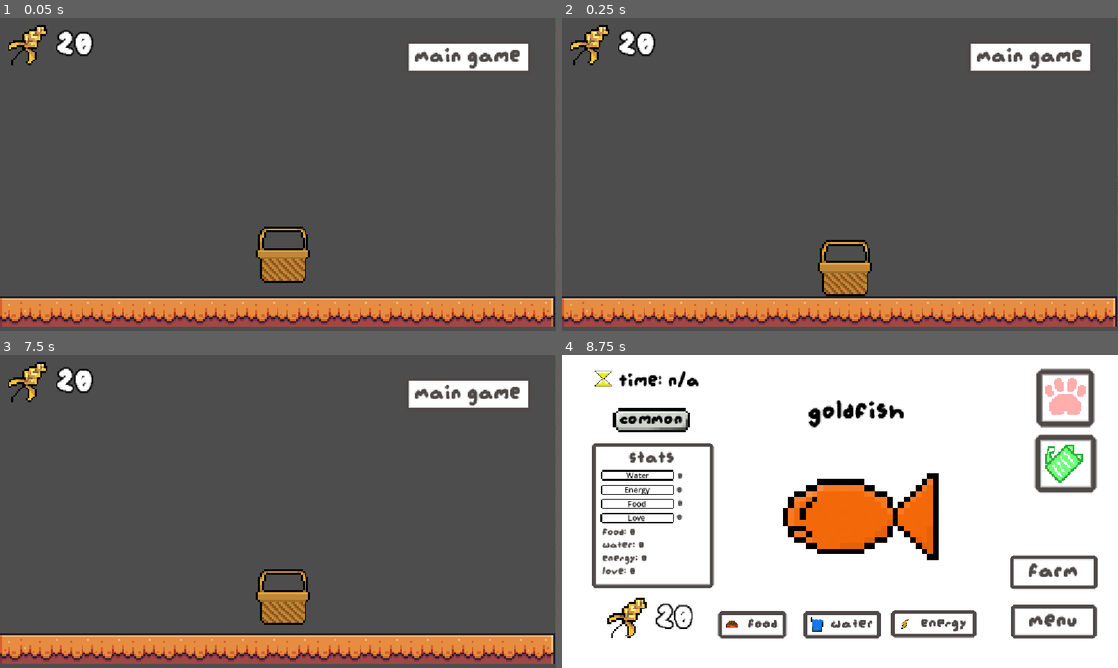
Above: before the commit, frames 1-4 (two rows, left to right).
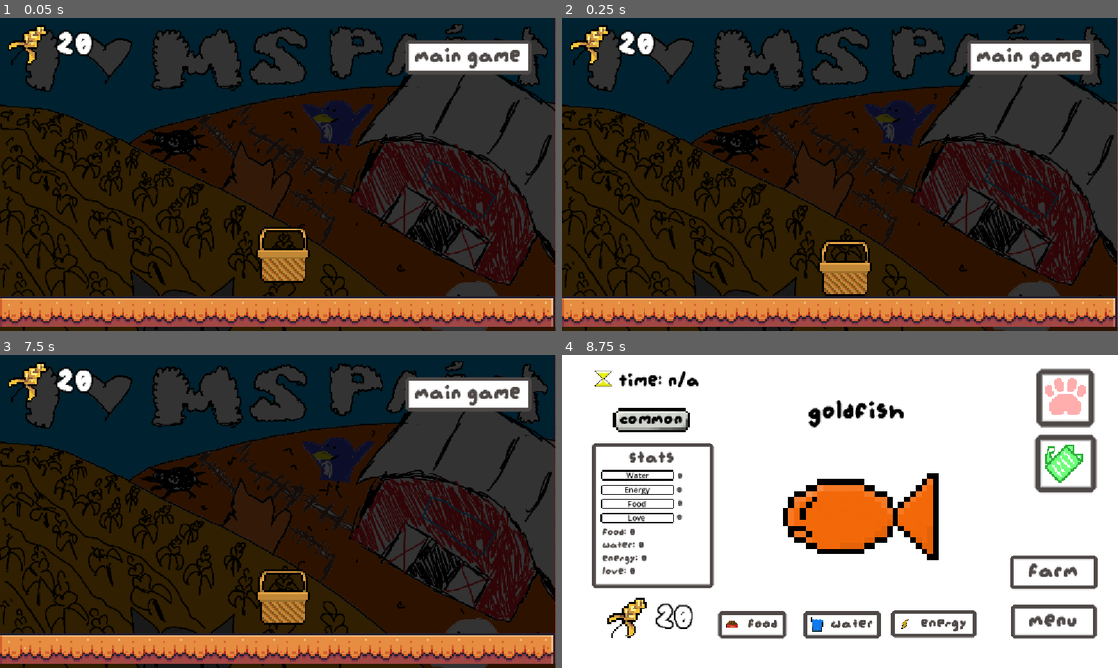
Above: after the commit, the same moments.

Repository: smallzdev/Tomagotchi-game
Game: Godot game, scene res://scenes/collectgrain.tscn
Two runs of this game, one before a commit and one after it. Both use one fixed random seed, a clock stepped at 60 frames per second and the inputs below. This scene is started directly instead of the project's main scene.
Inputs (mouse positions are in pixels of both pictures, inside the frame that each line leads up to):
- Up to frame 1 (0.05 s): no input
- Up to frame 2 (0.25 s): no input
- Up to frame 3 (7.5 s): click "main game" at 0.5 s; click (505, 464) at 1.25 s; click "Back" at 2 s; click (505, 398) at 2.75 s; click "Next Page >" at 3.5 s; click "Next Page >" at 4.25 s; click "< Previous Page" at 5 s; click "Back" at 5.75 s; click "farm" at 6.5 s; click "grain farm" at 7.25 s
- Up to frame 4 (8.75 s): click "main game" at 8 s

The runs differ from the first frame. In frame 1, 86% of the frame differs, in the area x 0-100%, y 0-100%; in frame 2, 86%; in frame 3, 86%; in frame 4, nothing differs.

Commit message:
song + silly background

Diff:
--- a/scenes/collectgrain.tscn
+++ b/scenes/collectgrain.tscn
@@ -2,6 +2,7 @@
 
 [ext_resource type="Script" uid="uid://1pxvxf3n6oxo" path="res://scenes/collectgrain.gd" id="1_4jhex"]
 [ext_resource type="PackedScene" uid="uid://bkhit85bmmlor" path="res://scenes/basket.tscn" id="1_gxq67"]
+[ext_resource type="Texture2D" uid="uid://ddgdw33smj2q7" path="res://Resources/InUse/TamagotchiCustomAssets/grainbackground.png" id="2_mjd7v"]
 [ext_resource type="Texture2D" uid="uid://cp3trgw5n2mge" path="res://Resources/PixelPack copy/Terrain/Terrain (16x16).png" id="2_sbdrl"]
 [ext_resource type="PackedScene" uid="uid://7s5fj1hnj2b1" path="res://scenes/grain_ui.tscn" id="4_4jhex"]
 [ext_resource type="FontFile" uid="uid://dyibl4resr8wn" path="res://Resources/font/augiepixel.ttf" id="5_4jhex"]
@@ -217,8 +218,10 @@
 position = Vector2(579, 324)
 
 [node name="TextureRect" type="TextureRect" parent="." unique_id=533232292]
+modulate = Color(0.20152658, 0.20152658, 0.20152658, 1)
 offset_right = 40.0
 offset_bottom = 40.0
+texture = ExtResource("2_mjd7v")
 
 [node name="CharacterBody2D" parent="." unique_id=288225890 instance=ExtResource("1_gxq67")]
 position = Vector2(590, 487)
--- a/scenes/menus/catadex.tscn
+++ b/scenes/menus/catadex.tscn
@@ -18,6 +18,7 @@
 [ext_resource type="Texture2D" uid="uid://cipqnn24ybwx3" path="res://Resources/InUse/TamagotchiCustomAssets/pets/Outlines/questionmark.png" id="11_cg3yn"]
 [ext_resource type="Texture2D" uid="uid://pf78d14ebxut" path="res://Resources/InUse/TamagotchiCustomAssets/pets/Outlines/pumpin-shadow.png" id="16_tinwy"]
 [ext_resource type="Texture2D" uid="uid://b64t62s47vcjg" path="res://Resources/InUse/TamagotchiCustomAssets/pets/spider.png" id="17_acxwf"]
+[ext_resource type="AudioStream" uid="uid://cahjsp5m7psuu" path="res://songs/betterhatchapetmenu.wav" id="19_acxwf"]
 
 [sub_resource type="CanvasTexture" id="CanvasTexture_e7wif"]
 specular_color = Color(0.95686275, 0.95686275, 0.95686275, 1)
@@ -435,3 +436,7 @@
 theme_override_styles/hover = SubResource("StyleBoxFlat_abrlc")
 text = "Back"
 script = ExtResource("10_xbeds")
+
+[node name="AudioStreamPlayer" type="AudioStreamPlayer" parent="." unique_id=1162672179]
+stream = ExtResource("19_acxwf")
+autoplay = true
Binary file added: Resources/InUse/TamagotchiCustomAssets/grainbackground.png
Not shown, added: Resources/InUse/TamagotchiCustomAssets/grainbackground.png.import
Not shown, added: songs/betterhatchapetmenu.wav.import
Not shown, added: songs/betterhatchapetmenu.wav
